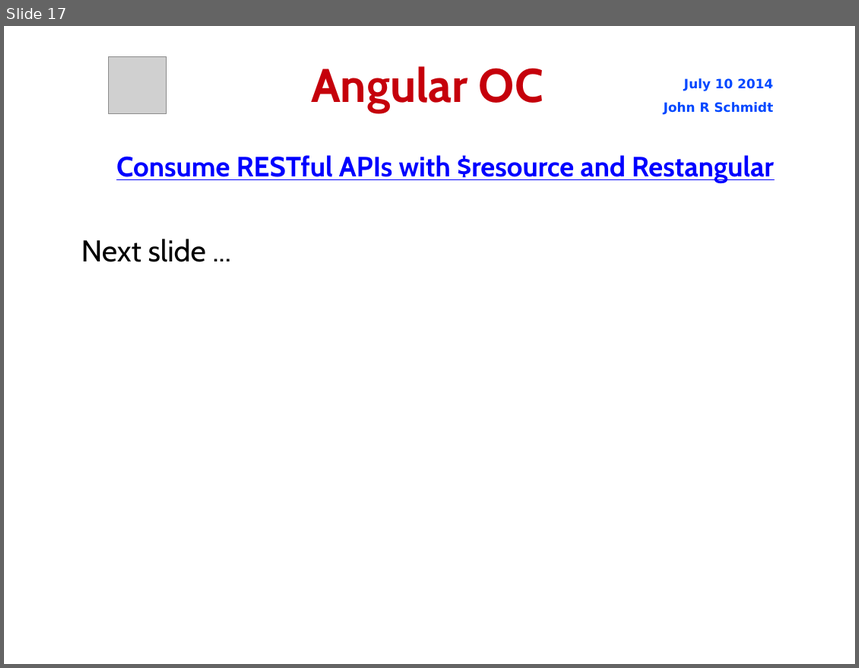
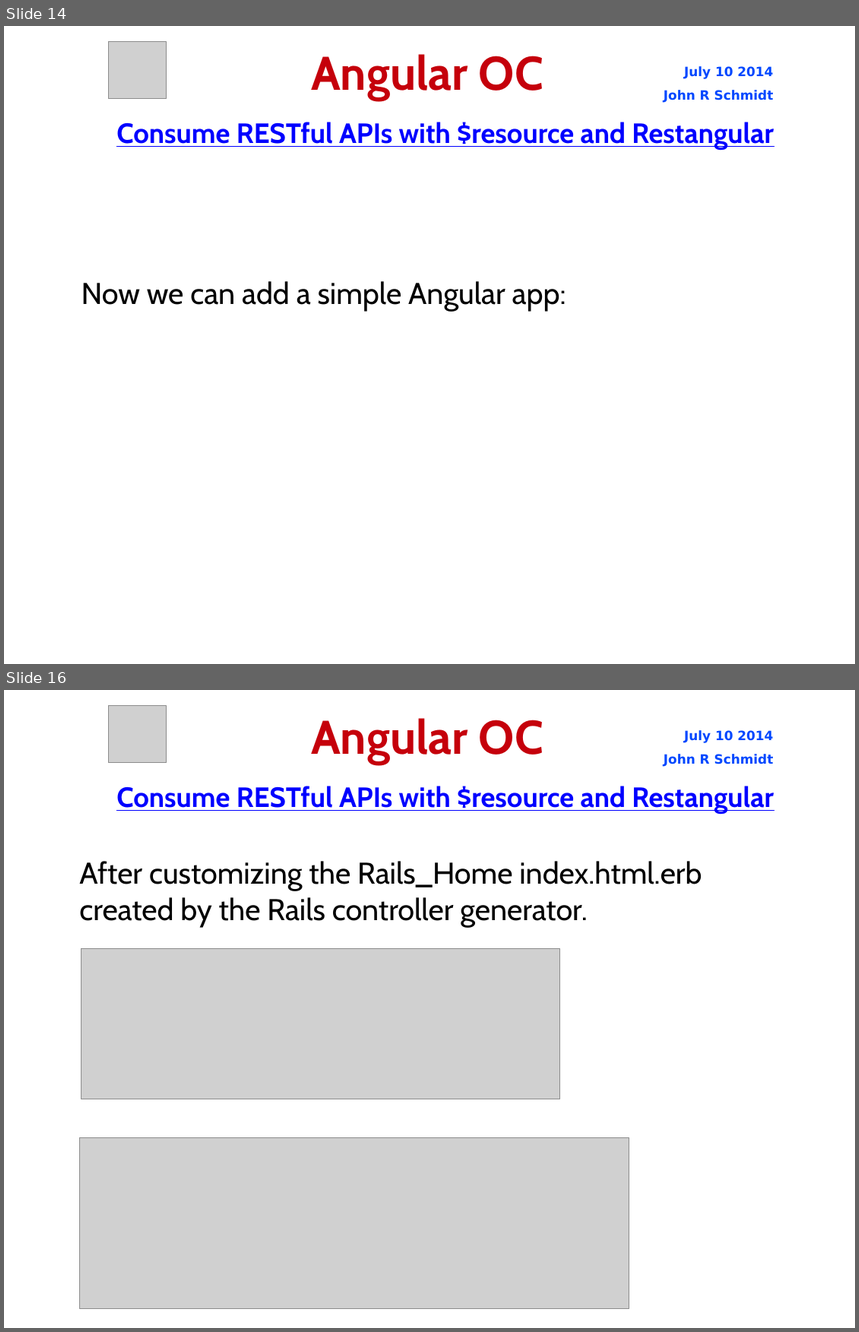
Before and after one commit to jrschmidt/fifa-angular-rest-demo, a slide deck: fifa.odp. Shown one above the other, each under a label of ours: slide 17 before the commit, slides 14 and 16 after it; the slides between them are not shown. The pictures are 859x668 and 859x1332 pixels, drawn with LibreOffice and Linux fonts; fonts in the diff are those of the drawing; grey boxes stand for pictures; background and template pictures are left out. Boxes give left, top, right and bottom in pixels: in the first picture for what was removed or moved away, otherwise in the second. Text is boxed around its words. In the diff, an @@ line names an element or a change of style, - is before the commit and + after.

Commit message:
create a 'rails_home' controller and view to be the Rails homepage

```diff
--- a/fifa.odp
+++ b/fifa.odp
@@ slide 16 added at (x1=4, y1=690, x2=855, y2=1328), background picture (left out) @@
@@ picture added at (x1=108, y1=705, x2=166, y2=763) @@
@@ title added at (x1=311, y1=718, x2=544, y2=764), 44 pt, text #C5000B, bold @@
+Angular OC
@@ text added at (x1=664, y1=730, x2=774, y2=767), 12 pt, text #0047FF, bold @@
+July 10 2014
+John R Schmidt
@@ text added at (x1=116, y1=786, x2=774, y2=814), 26 pt, text #0000FF, bold, underline @@
+Consume RESTful APIs with $resource and Restangular
@@ subtitle added at (x1=79, y1=861, x2=702, y2=927), 28 pt, text #000000 @@
+After customizing the Rails_Home index.html.erb created by the Rails controller generator.
@@ picture added at (x1=82, y1=948, x2=560, y2=1100) @@
@@ picture added at (x1=80, y1=1138, x2=629, y2=1309) @@
@@ what was slide 17 is now slide 14 @@
@@ slide 14 changed as well @@
@@ picture moved from (x1=108, y1=57, x2=166, y2=114) to (x1=108, y1=41, x2=166, y2=99) @@
@@ title "Angular OC" moved from (x1=311, y1=66, x2=544, y2=112) to (x1=311, y1=54, x2=544, y2=100) @@
@@ text "July 10 2014" moved from (x1=664, y1=78, x2=774, y2=115) to (x1=664, y1=66, x2=774, y2=103) @@
@@ text "Consume RESTful APIs with $resource ..." moved from (x1=116, y1=155, x2=774, y2=183) to (x1=116, y1=122, x2=774, y2=150) @@
@@ subtitle removed at (x1=82, y1=239, x2=206, y2=262) @@
-Next slide ...
@@ subtitle added at (x1=82, y1=281, x2=566, y2=311), 28 pt, text #000000 @@
+Now we can add a simple Angular app:
```
Also in this commit, not shown: 16 other slides changed, 2 other slides added, 12 other files.
